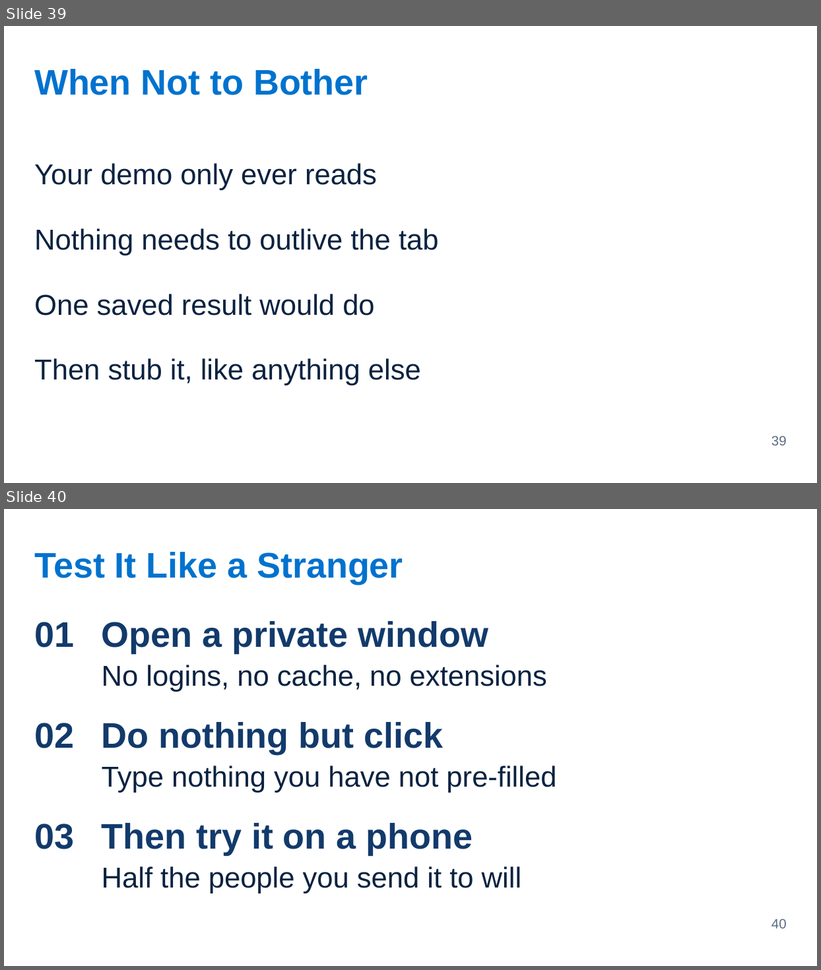
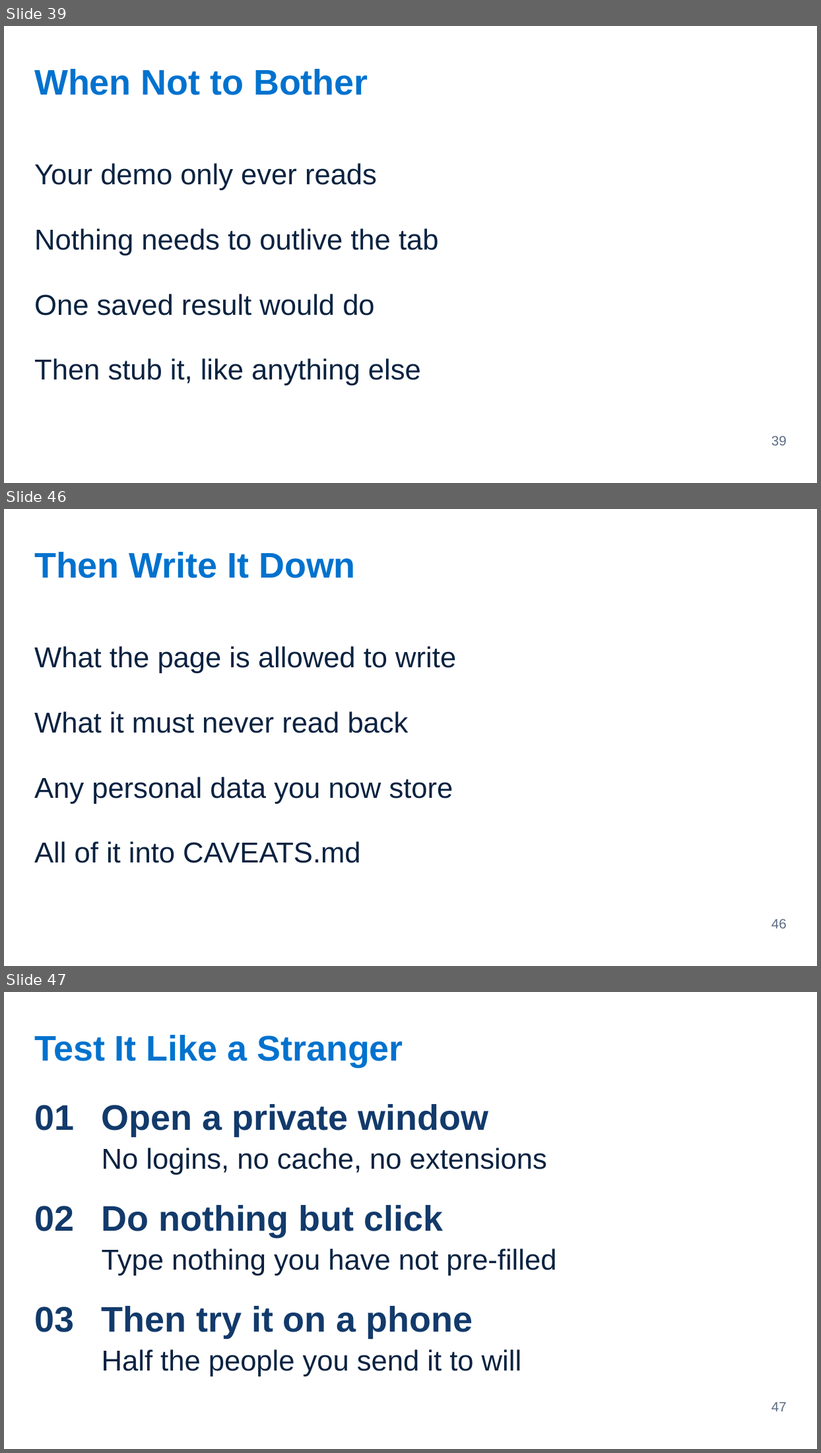
Before and after one commit to Victor-Palacios/SLaiDES, a slide deck: examples/pptx/immersion-2-3-making-it-demoable.pptx. Shown one above the other, each under a label of ours: slides 39 and 40 before the commit, slides 39, 46 and 47 after it; the slides between them are not shown. The pictures are 821x970 and 821x1453 pixels, drawn with LibreOffice and Linux fonts; fonts in the diff are those of the drawing. Boxes give left, top, right and bottom in pixels: in the first picture for what was removed or moved away, otherwise in the second. Text is boxed around its words. In the diff, an @@ line names an element or a change of style, - is before the commit and + after.

```diff
--- a/examples/pptx/immersion-2-3-making-it-demoable.pptx
+++ b/examples/pptx/immersion-2-3-making-it-demoable.pptx
@@ slide 46 added at [4, 509, 817, 966], background #FFFFFF @@
@@ text added at [34, 552, 356, 578], 42 pt, text #0072CE, bold @@
+Then Write It Down
@@ text added at [34, 646, 456, 673], 34 pt, text #0A2240 @@
+What the page is allowed to write
@@ text added at [34, 712, 409, 733], 34 pt, text #0A2240 @@
+What it must never read back
@@ text added at [34, 777, 453, 804], 34 pt, text #0A2240 @@
+Any personal data you now store
@@ text added at [34, 842, 360, 863], 34 pt, text #0A2240 @@
+All of it into CAVEATS.md
@@ page number added at [772, 919, 787, 929], 16 pt, text #5B6B82 @@
+46
@@ what was slide 40 is now slide 47 @@
@@ page number at [772, 1403, 787, 1412]: text changed @@
-40
+47
```
Also in this commit, not shown: 6 other slides added, 7 other files.
